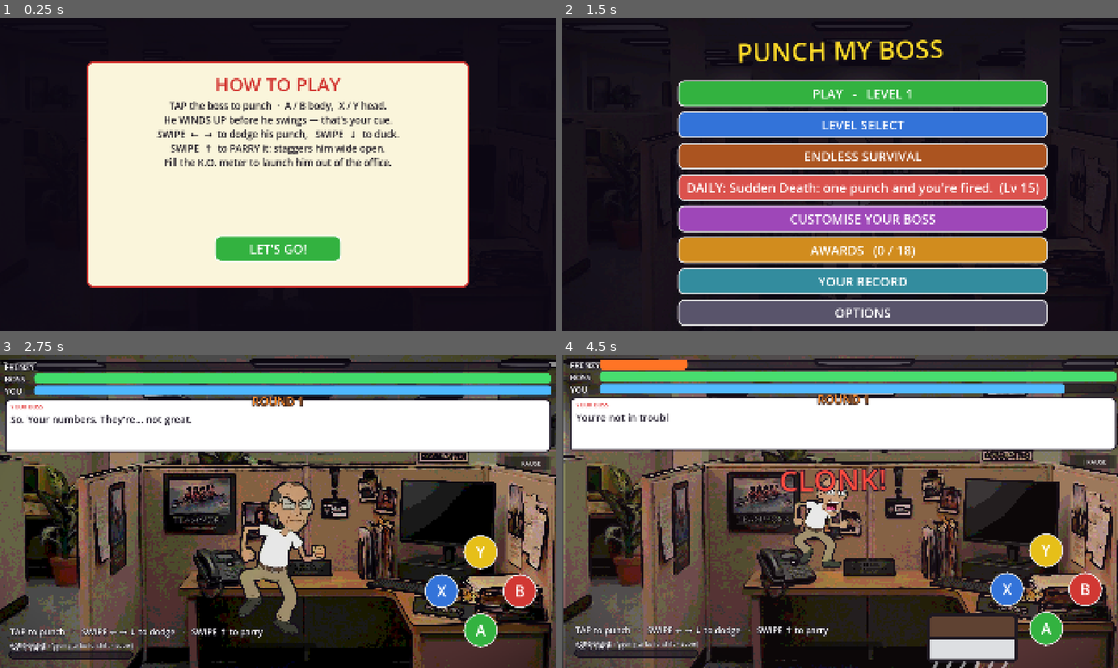
Above: before the commit, frames 1-4 (two rows, left to right).
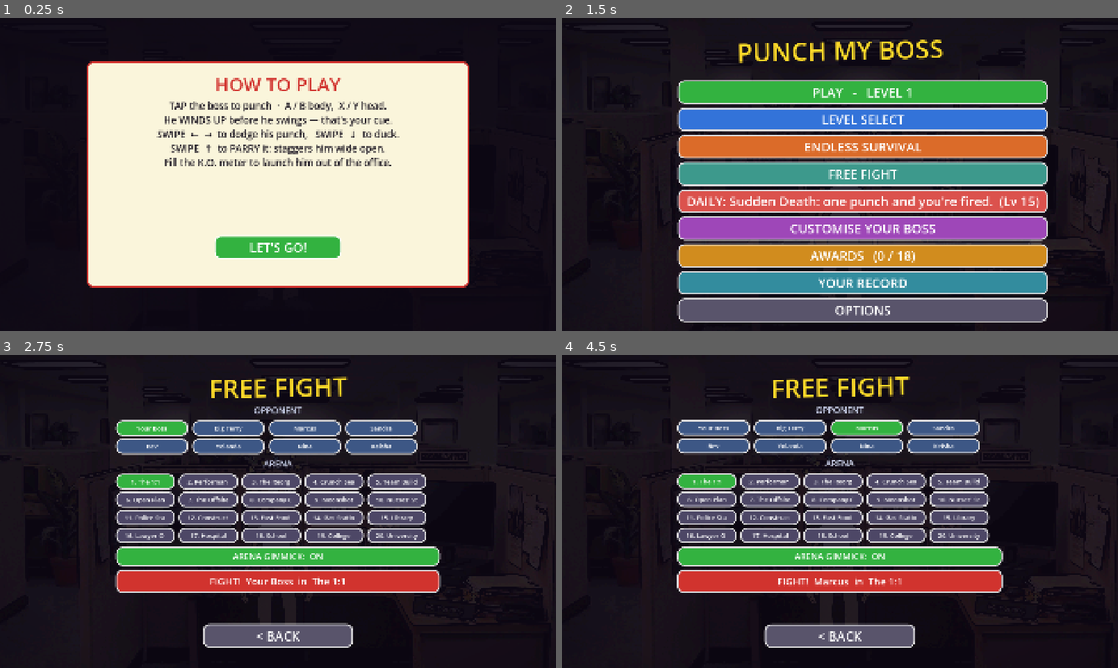
Above: after the commit, the same moments.

Repository: StaraxcreamTM/punch-my-boss-jun-14-2026
Game: Godot game, scene res://scenes/main.tscn
Same seed, same stepped clock (60 frames per second), same inputs: the game is played once before the commit and once after it.
Inputs (mouse positions are in pixels of both pictures, inside the frame that each line leads up to):
- Up to frame 1 (0.25 s): no input
- Up to frame 2 (1.5 s): click "LET'S GO!" at 0.5 s; tap Enter at 1.25 s; move the mouse to (962, 158) at 1.27 s; hold Right from 1.28 s (still down); tap B at 1.35 s; click (962, 158) at 1.42 s
- Up to frame 3 (2.75 s): tap Space at 1.52 s; release Right at 2 s; click (300, 511) at 2 s, where only the run after the commit has a clickable "FREE FIGHT"
- Up to frame 4 (4.5 s): click (712, 426) at 2.75 s, where only the run after the commit has a clickable "Your Boss"; click (789, 426) at 3.5 s, where only the run after the commit has a clickable "Big Terry"; click (867, 426) at 4.25 s, where only the run after the commit has a clickable "Marcus"

The runs differ from the first frame. In frame 1, 0.4% of the frame differs, in the area x 38-62%, y 71-78%; in frame 2, 29%; in frame 3, 80%; in frame 4, 83%, in the area x 0-100%, y 0-100%.

Commit message:
v0.87: FREE FIGHT / custom match mode (pick opponent + arena)
New main-menu entry opening a touch picker: 8-character opponent grid + 20-arena
grid (selectable name cards), an arena-gimmick toggle, and a dynamic FIGHT
button; selection persists under [free]. The arena sets `level` (bg/stats/
gimmick/mood/dialogue); a _free_fight flag overrides the character via
_apply_opponent/opponent_name and _gimmick honours the toggle. Menu row height
92->82 to fit the 9th button. Filmstrip-verified: menu fits, both grids render,
and a driven custom fight shows the chosen char under the chosen level's rules.
Themed arena backgrounds await the art wave (existing gate), not a mode bug.

Co-Authored-By: Claude Opus 4.8 (1M context) <noreply@anthropic.com>

Diff:
--- a/game/scripts/main.gd
+++ b/game/scripts/main.gd
@@ -97,7 +97,26 @@
 const ROUND_HP_SCALE := 1.4
 
 # --- screens / phases ------------------------------------------------------
-enum Phase { TITLE, MENU, LEVELS, CUSTOMIZE, OPTIONS, AWARDS, STATS, PREFIGHT, FIGHT, GAMEOVER, VICTORY }
+enum Phase { TITLE, MENU, LEVELS, CUSTOMIZE, OPTIONS, AWARDS, STATS, FREEFIGHT, PREFIGHT, FIGHT, GAMEOVER, VICTORY }
+
+# --- free fight / custom match ---
+# The player picks any rigged opponent and any arena, then fights that combo with
+# the normal rules. The chosen arena supplies the background/stats/gimmick; the
+# chosen character overrides whoever that level would normally field.
+const FREE_CHARS := [
+	["suit", "Your Boss"],
+	["big", "Big Terry"],
+	["man", "Marcus"],
+	["swim", "Sandra"],
+	["suit_w", "Bev"],
+	["suit_w2", "Yolanda"],
+	["tank_w", "Nina"],
+	["tank_w2", "Keisha"],
+]
+var _free_fight: bool = false
+var free_char: String = "suit"      # persisted last selection
+var free_arena: int = 1             # persisted last arena (level number)
+var free_use_gimmick: bool = true   # include the arena's gimmick
 var phase: int = Phase.TITLE
 var _screen: Control
 var _screen_dim: ColorRect
@@ -380,6 +399,18 @@
 # own saved look - those are the fights against YOUR boss.
 func _apply_opponent() -> void:
 	var r: Dictionary = ROSTER.get(level, {})
+	# Free fight overrides the character with the player's pick, keeping the
+	# arena's stats/gimmick from `level`.
+	if _free_fight:
+		if free_char != character and _outline_mat != null:
+			set_character(free_char, _outline_mat)
+		if not has_expressions():
+			return
+		look_skin = 0
+		look_hair = 0
+		look_moustache = 0
+		_apply_look_no_save()
+		return
 	# Swap the whole figure if this opponent is a different character.
 	var want := String(r.get("char", "suit"))
 	if want != character and _outline_mat != null:
@@ -397,8 +428,16 @@
 	_apply_look_no_save()
 
 func opponent_name() -> String:
+	if _free_fight:
+		return _free_char_name(free_char)
 	var r: Dictionary = ROSTER.get(level, {})
 	return String(r.get("who", "Your Boss"))
+
+func _free_char_name(key: String) -> String:
+	for c in FREE_CHARS:
+		if String(c[0]) == key:
+			return String(c[1])
+	return "Your Boss"
 
 func _attack_set() -> Array:
 	return LEVEL_ATTACKS.get(level, [0, 1, 2])
@@ -2122,9 +2161,11 @@
 					open_menu(Phase.STATS)
 				5:
 					open_menu(Phase.OPTIONS)
+				6:
+					open_menu(Phase.FREEFIGHT)
 				_:
 					_on_play()
-		Phase.LEVELS, Phase.OPTIONS, Phase.AWARDS, Phase.STATS:
+		Phase.LEVELS, Phase.OPTIONS, Phase.AWARDS, Phase.STATS, Phase.FREEFIGHT:
 			open_menu(Phase.MENU)
 		Phase.CUSTOMIZE:
 			# Exercise the cycle buttons before moving on.
@@ -2451,7 +2492,7 @@
 	match phase:
 		Phase.FIGHT:
 			_on_pause()
-		Phase.LEVELS, Phase.CUSTOMIZE, Phase.OPTIONS, Phase.AWARDS, Phase.STATS, Phase.PREFIGHT:
+		Phase.LEVELS, Phase.CUSTOMIZE, Phase.OPTIONS, Phase.AWARDS, Phase.STATS, Phase.FREEFIGHT, Phase.PREFIGHT:
 			open_menu(Phase.MENU)
 		Phase.VICTORY, Phase.GAMEOVER:
 			_advance_screen()
@@ -2677,6 +2718,9 @@
 	seen_howto = bool(cfg.get_value("settings", "seen_howto", false))
 	adaptive_enabled = bool(cfg.get_value("settings", "adaptive", true))
 	master_vol = clampf(float(cfg.get_value("settings", "volume", 1.0)), 0.0, 1.0)
+	free_char = str(cfg.get_value("free", "char", "suit"))
+	free_arena = clampi(int(cfg.get_value("free", "arena", 1)), 1, LEVELS.size())
+	free_use_gimmick = bool(cfg.get_value("free", "gimmick", true))
 	music_on = bool(cfg.get_value("settings", "music", true))
 	difficulty = int(cfg.get_value("settings", "difficulty", Difficulty.BRAWLER))
 	look_skin = int(cfg.get_value("look", "skin", 0))
@@ -2707,6 +2751,9 @@
 	cfg.set_value("settings", "haptics", haptics_on)
 	cfg.set_value("settings", "seen_howto", seen_howto)
 	cfg.set_value("settings", "adaptive", adaptive_enabled)
+	cfg.set_value("free", "char", free_char)
+	cfg.set_value("free", "arena", free_arena)
+	cfg.set_value("free", "gimmick", free_use_gimmick)
 	cfg.set_value("settings", "volume", master_vol)
 	cfg.set_value("settings", "music", music_on)
 	cfg.set_value("settings", "difficulty", difficulty)
@@ -2838,9 +2885,10 @@
 			return "3  BRAWLER   (he hits back - dodge!)"
 
 # The pre-fight beat: he gets a line in before the bell.
-func _start_prefight() -> void:
+func _start_prefight(free_fight: bool = false) -> void:
 	# Starting a normal fight from the menu leaves Endless and clears its scaling.
 	_endless = false
+	_free_fight = free_fight
 	_hp_mul = 1.0
 	_dmg_mul = 1.0
 	close_menu()
@@ -3147,6 +3195,9 @@
 const THROW_DAMP := 0.62
 
 func _gimmick() -> String:
+	# Free fight can force a plain boxing match regardless of the arena's gimmick.
+	if _free_fight and not free_use_gimmick:
+		return "punch"
 	return String(_level_cfg().get("gimmick", "punch"))
 
 func _gimmick_uses_rig_body() -> bool:
@@ -4182,7 +4233,7 @@
 # Touch-first: every row is a full-width button with a large tap target, since
 # Android is the target and thumbs are imprecise. The title screen is the front
 # door; everything else hangs off the main menu.
-const MENU_ROW_H := 92.0
+const MENU_ROW_H := 82.0
 const MENU_W := 1120.0
 # Customise two-column layout: left options column width, and how far the boss
 # preview shifts right (into the clear half) so the option rows never cover him.
@@ -4286,7 +4337,7 @@
 	pop.tween_property(_menu, "scale", Vector2.ONE, 0.22).set_trans(Tween.TRANS_BACK).set_ease(Tween.EASE_OUT)
 	pop.parallel().tween_property(_menu, "modulate:a", 1.0, 0.16)
 	_clear_rows()
-	_menu_rows.add_theme_constant_override("separation", 16)
+	_menu_rows.add_theme_constant_override("separation", 12)
 	_menu_rows.offset_top = 215.0
 	# Customise is a two-column layout: options on the LEFT, the live character
 	# preview on the RIGHT. Every other screen centres its rows over the (dimmed)
@@ -4326,6 +4377,8 @@
 			_populate_awards()
 		Phase.STATS:
 			_populate_stats()
+		Phase.FREEFIGHT:
+			_populate_freefight()
 
 func close_menu() -> void:
 	_menu.visible = false
@@ -4350,6 +4403,9 @@
 	var en := _menu_button(en_label, Color(0.86, 0.42, 0.16))
 	en.pressed.connect(_start_endless)
 	_menu_rows.add_child(en)
+	var ff := _menu_button("FREE FIGHT", Color(0.24, 0.60, 0.55))
+	ff.pressed.connect(func() -> void: open_menu(Phase.FREEFIGHT))
+	_menu_rows.add_child(ff)
 	# Daily grievance: one challenge a day. Shows "done" once claimed.
 	if _daily_done_today():
 		var dg := _menu_button("DAILY GRIEVANCE  -  DONE  (streak %d)" % daily_streak,
@@ -4380,6 +4436,73 @@
 func _on_play() -> void:
 	close_menu()
 	_start_prefight()
+
+# --- free fight picker ------------------------------------------------------
+func _ff_label(text: String) -> Label:
+	var l := Label.new()
+	l.text = text
+	l.add_theme_font_size_override("font_size", 30)
+	l.add_theme_color_override("font_color", Color(0.82, 0.85, 0.95))
+	l.horizontal_alignment = HORIZONTAL_ALIGNMENT_CENTER
+	l.custom_minimum_size = Vector2(0, 44)
+	return l
+
+# A compact, selectable grid cell (selected = green, else the given colour).
+func _ff_cell(text: String, selected: bool, w: float, base: Color) -> Button:
+	var b := _menu_button(text, Color(0.20, 0.70, 0.25) if selected else base)
+	b.add_theme_font_size_override("font_size", 22)
+	b.custom_minimum_size = Vector2(w, 54)
+	b.clip_text = true
+	return b
+
+func _populate_freefight() -> void:
+	_menu_title.text = "FREE FIGHT"
+	_menu_rows.offset_top = 170.0
+	_menu_rows.add_child(_ff_label("OPPONENT"))
+	var cgrid := GridContainer.new()
+	cgrid.columns = 4
+	cgrid.add_theme_constant_override("h_separation", 14)
+	cgrid.add_theme_constant_override("v_separation", 8)
+	_menu_rows.add_child(cgrid)
+	for entry in FREE_CHARS:
+		var key := String(entry[0])
+		var cell := _ff_cell(String(entry[1]), key == free_char, 250.0, Color(0.24, 0.34, 0.52))
+		cell.pressed.connect(func() -> void:
+			free_char = key
+			open_menu(Phase.FREEFIGHT))
+		cgrid.add_child(cell)
+	_menu_rows.add_child(_ff_label("ARENA"))
+	var agrid := GridContainer.new()
+	agrid.columns = 5
+	agrid.add_theme_constant_override("h_separation", 12)
+	agrid.add_theme_constant_override("v_separation", 8)
+	_menu_rows.add_child(agrid)
+	for i in range(LEVELS.size()):
+		var n := i + 1
+		var nm := "%d. %s" % [n, String((LEVELS[i] as Dictionary).get("name", ""))]
+		var cell := _ff_cell(nm, n == free_arena, 205.0, Color(0.30, 0.28, 0.40))
+		cell.pressed.connect(func() -> void:
+			free_arena = n
+			open_menu(Phase.FREEFIGHT))
+		agrid.add_child(cell)
+	var gim := _menu_button("ARENA GIMMICK:  %s" % ("ON" if free_use_gimmick else "OFF"),
+		Color(0.20, 0.70, 0.25) if free_use_gimmick else Color(0.35, 0.33, 0.42))
+	gim.add_theme_font_size_override("font_size", 30)
+	gim.custom_minimum_size = Vector2(0, 66)
+	gim.pressed.connect(func() -> void:
+		free_use_gimmick = not free_use_gimmick
+		open_menu(Phase.FREEFIGHT))
+	_menu_rows.add_child(gim)
+	var go := _menu_button("FIGHT!  %s  in  %s" % [_free_char_name(free_char),
+		String((LEVELS[free_arena - 1] as Dictionary).get("name", ""))], Color(0.82, 0.2, 0.18))
+	go.add_theme_font_size_override("font_size", 34)
+	go.pressed.connect(_start_free_fight)
+	_menu_rows.add_child(go)
+
+func _start_free_fight() -> void:
+	level = clampi(free_arena, 1, LEVELS.size())
+	_save_prefs()
+	_start_prefight(true)
 
 func _populate_levels() -> void:
 	_menu_title.text = "LEVEL SELECT"
@@ -5350,6 +5473,7 @@
 
 func _start_endless() -> void:
 	_endless = true
+	_free_fight = false
 	_endless_round = 1
 	_hp_mul = 1.0
 	_dmg_mul = 1.0
Not shown, changed: CHANGELOG-OVERNIGHT.md
